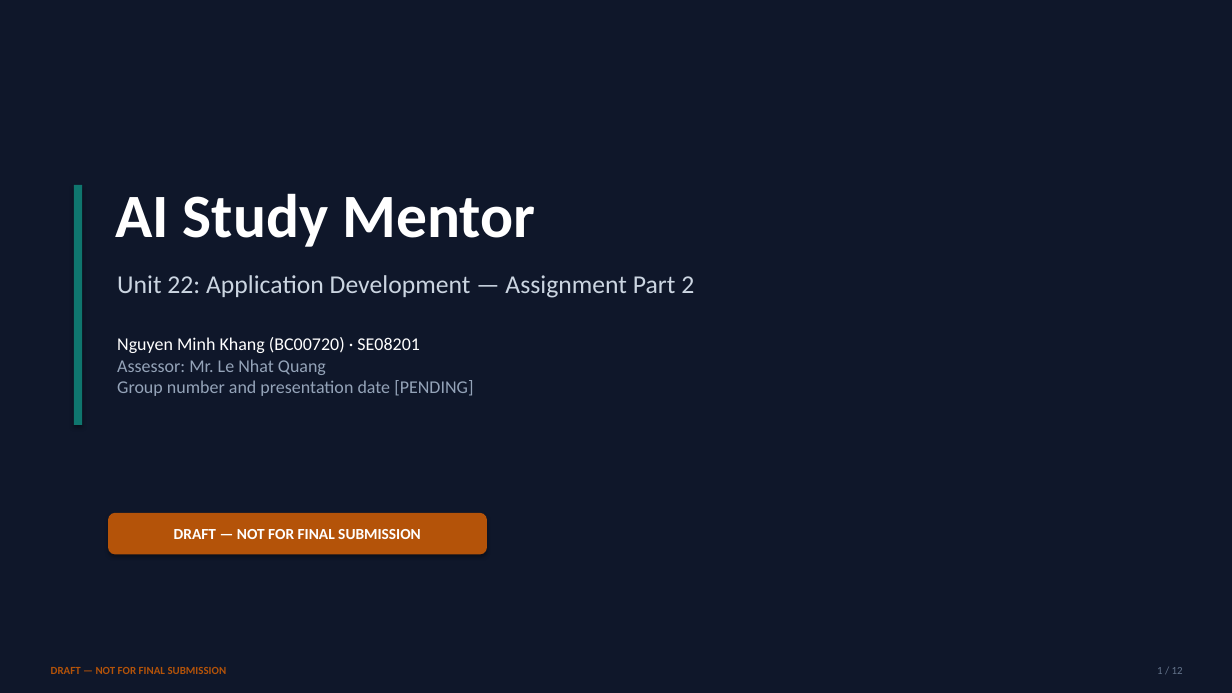
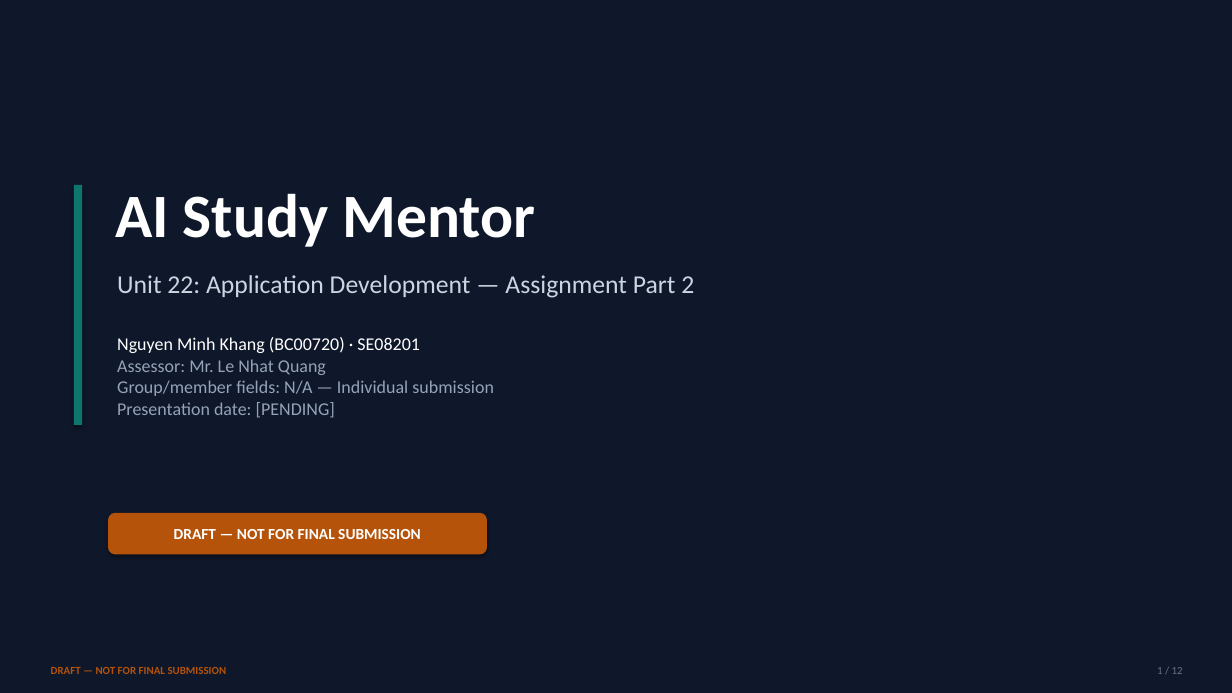
Before and after one commit to mkhang-ship-it/AndroidStudio, a slide deck: slide 1 of ASM/ASM/deliverables/draft/BC00720_KhangNM_ASM2_DRAFT_PRESENTATION.pptx. Drawn at 1232x693 pixels with LibreOffice and Linux fonts; fonts in the diff are those of the drawing. Boxes give left, top, right and bottom in pixels: in the first picture for what was removed or moved away, otherwise in the second. Text is boxed around its words. In the diff, an @@ line names an element or a change of style, - is before the commit and + after.

Commit message:
docs: finalize ASM2 report and presentation QA

```diff
--- a/ASM/ASM/deliverables/draft/BC00720_KhangNM_ASM2_DRAFT_PRESENTATION.pptx
+++ b/ASM/ASM/deliverables/draft/BC00720_KhangNM_ASM2_DRAFT_PRESENTATION.pptx
@@ text at (x1=117, y1=380, x2=494, y2=418): text changed @@
-Group number and presentation date [PENDING]
+Group/member fields: N/A — Individual submission
+Presentation date: [PENDING]
```
Also in this commit, not shown: 24 other files.
